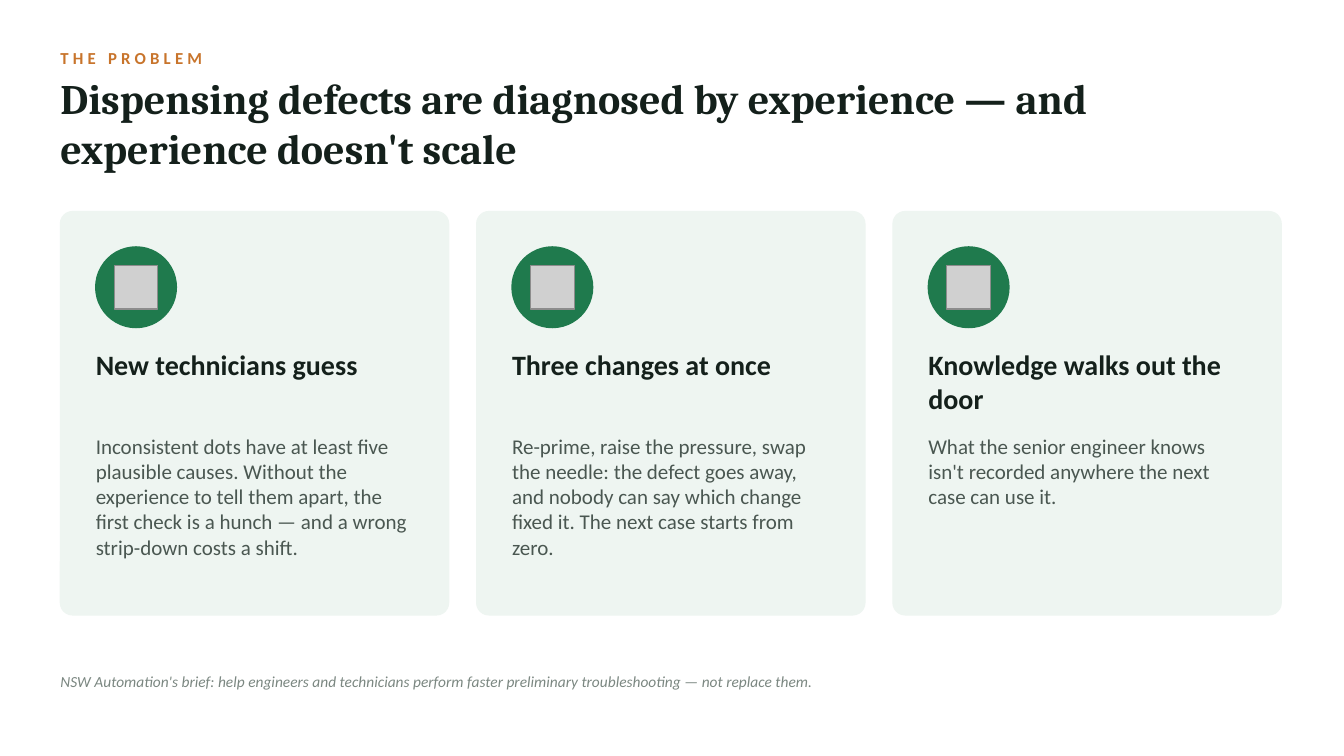
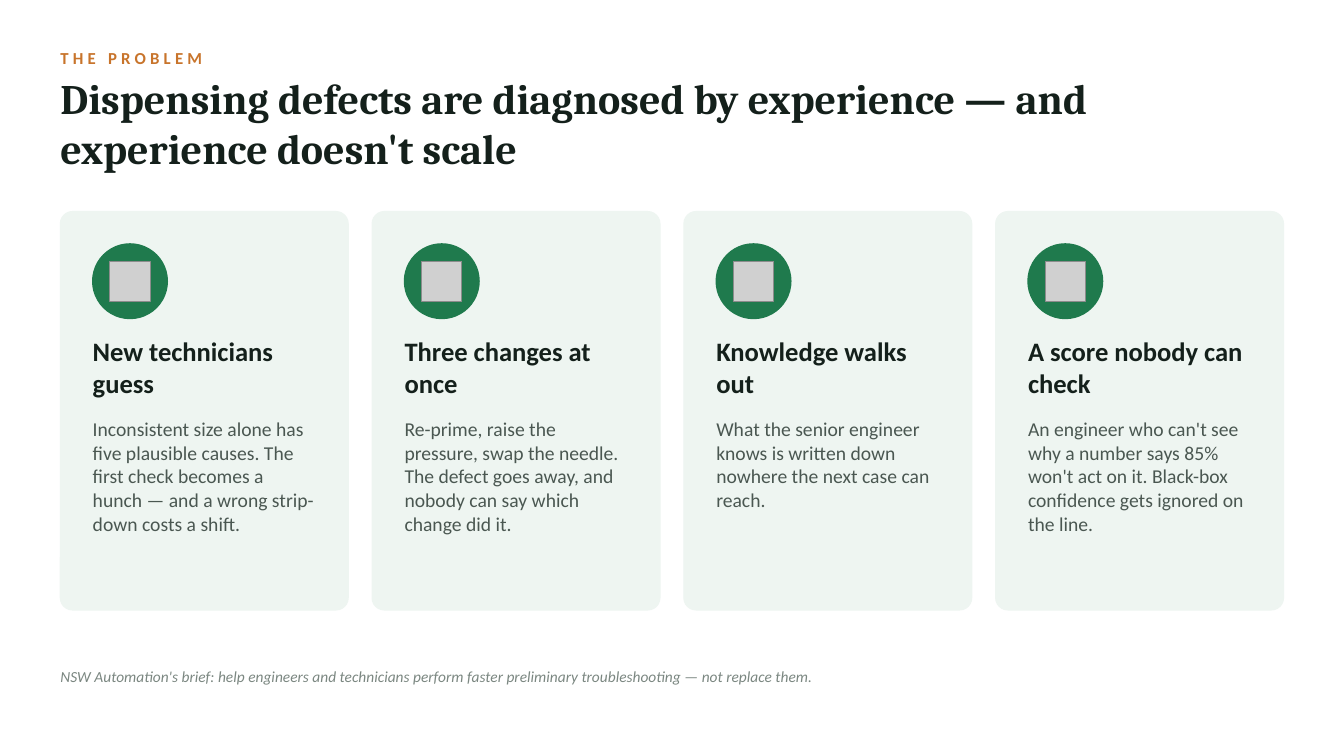
Before and after one commit to Calvin105/AiHorizon, a slide deck: slide 2 of docs/final/AI-Dispensing-Defect-Detective.pptx. Drawn at 1344x756 pixels with LibreOffice and Linux fonts; fonts in the diff are those of the drawing; grey boxes stand for pictures. Boxes give left, top, right and bottom in pixels: in the first picture for what was removed or moved away, otherwise in the second. Text is boxed around its words. In the diff, an @@ line names an element or a change of style, - is before the commit and + after.

```diff
--- a/docs/final/AI-Dispensing-Defect-Detective.pptx
+++ b/docs/final/AI-Dispensing-Defect-Detective.pptx
@@ rounded rectangle: place and size @@
-rounded rectangle at (60, 212, 449, 615)
+rounded rectangle at (60, 212, 348, 610)
@@ rounded rectangle: place and size @@
-rounded rectangle at (477, 212, 865, 615)
+rounded rectangle at (372, 212, 659, 610)
@@ proportions changed in 3 elements at (60, 212, 348, 610), (372, 212, 659, 610), (685, 212, 972, 610) @@
@@ rounded rectangle: place and size @@
-rounded rectangle at (893, 212, 1281, 615)
+rounded rectangle at (685, 212, 972, 610)
@@ rounded rectangle added at (996, 212, 1284, 610), fill #EEF5F1, outline #EEF5F1 1 pt @@
@@ ellipse: place and size @@
-ellipse at (96, 247, 176, 328)
+ellipse at (93, 244, 167, 319)
@@ picture: place and size @@
-picture at (114, 265, 157, 309)
+picture at (110, 261, 150, 301)
@@ ellipse: place and size @@
-ellipse at (512, 247, 593, 328)
+ellipse at (404, 244, 479, 319)
@@ picture: place and size @@
-picture at (530, 265, 574, 309)
+picture at (421, 261, 462, 301)
@@ ellipse: place and size @@
-ellipse at (929, 247, 1009, 328)
+ellipse at (717, 244, 791, 319)
@@ picture: place and size @@
-picture at (947, 265, 990, 309)
+picture at (734, 261, 774, 301)
@@ ellipse added at (1028, 244, 1103, 319), fill #1F7A4D, outline #1F7A4D 1 pt @@
@@ picture added at (1046, 261, 1086, 301) @@
@@ text "New technicians guess": place and size @@
-text "New technicians guess" at (96, 355, 358, 380)
+text "New technicians guess" at (93, 342, 273, 398)
@@ text "New technicians guess" at (93, 342, 273, 398): size 20 to 19 pt @@
@@ text "Three changes at once" at (405, 342, 591, 393): size 20 to 19 pt @@
@@ text "Three changes at once": place and size @@
-text "Three changes at once" at (512, 355, 771, 380)
+text "Three changes at once" at (405, 342, 591, 393)
@@ text at (716, 342, 906, 393): text changed; size 20 to 19 pt @@
-Knowledge walks out the door
+Knowledge walks out
@@ text added at (1028, 342, 1242, 393), 19 pt, text #14201B, bold @@
+A score nobody can check
@@ text at (93, 422, 314, 531): text changed; size 15 to 14 pt @@
-Inconsistent dots have at least five plausible causes. Without the experience to tell them apart, the first check is a hunch — and a wrong strip-down costs a shift.
+Inconsistent size alone has five plausible causes. The first check becomes a hunch — and a wrong strip-down costs a shift.
@@ text at (405, 422, 618, 535): text changed; size 15 to 14 pt @@
-Re-prime, raise the pressure, swap the needle: the defect goes away, and nobody can say which change fixed it. The next case starts from zero.
+Re-prime, raise the pressure, swap the needle. The defect goes away, and nobody can say which change did it.
@@ text at (716, 422, 930, 507): text changed; size 15 to 14 pt @@
-What the senior engineer knows isn't recorded anywhere the next case can use it.
+What the senior engineer knows is written down nowhere the next case can reach.
@@ text added at (1028, 422, 1244, 531), 14 pt, text #4A5751 @@
+An engineer who can't see why a number says 85% won't act on it. Black-box confidence gets ignored on the line.
@@ text "NSW Automation's brief: help engineers ...": place and size @@
-text "NSW Automation's brief: help engineers ..." at (60, 676, 812, 690)
+text "NSW Automation's brief: help engineers ..." at (60, 671, 812, 685)
```
Also in this commit, not shown: 11 other slides changed, 2 slides added, 1 slide removed, 5 other files.
